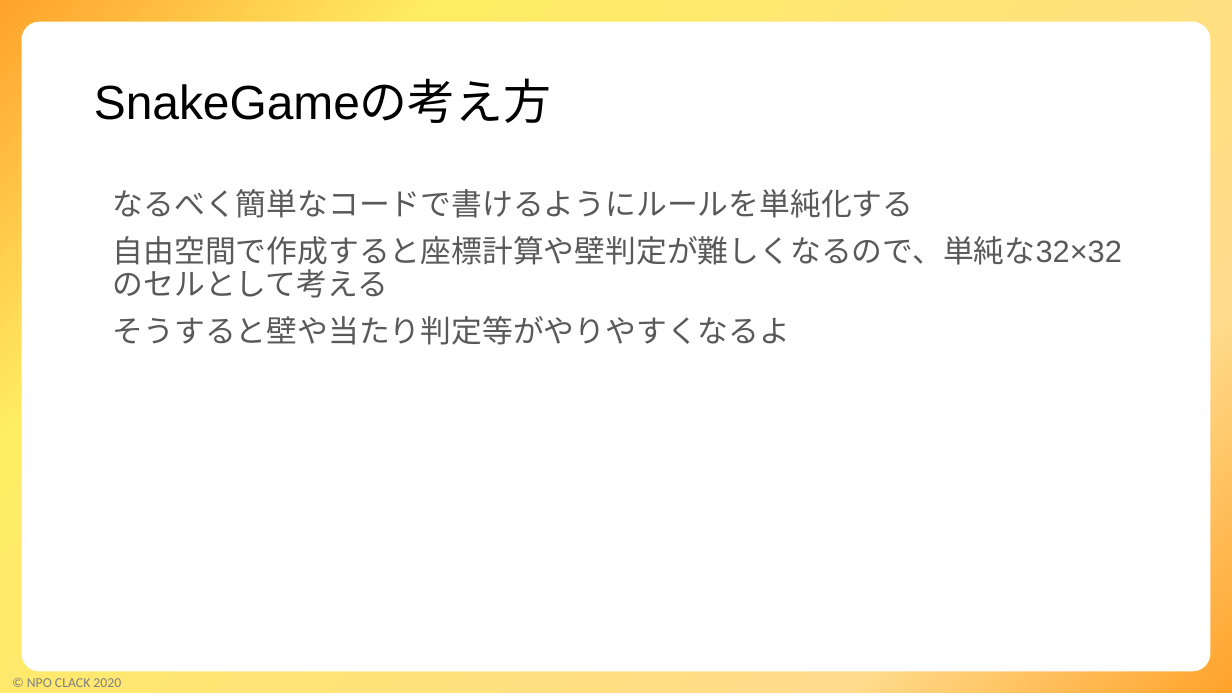
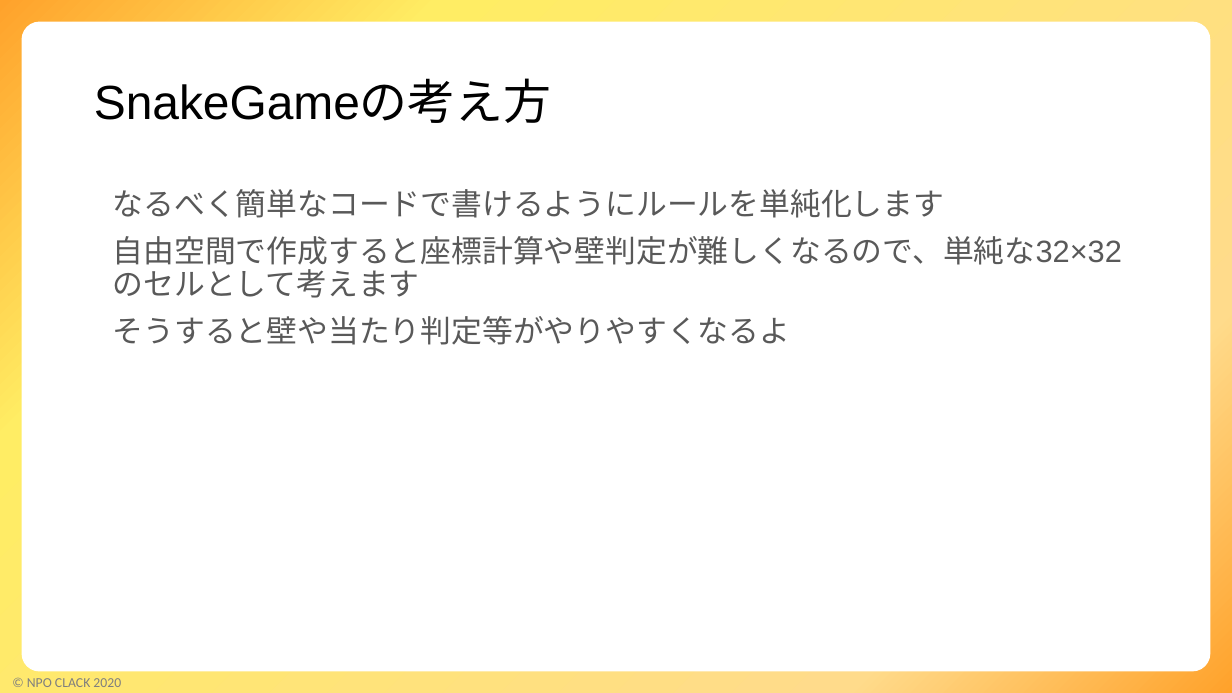
Before and after one commit to kinta2kunte/SnameGame, a slide deck: slide 4 of SnakeGame解説.pptx. Drawn at 1232x693 pixels with LibreOffice and Linux fonts; fonts in the diff are those of the drawing; background and template pictures are left out. Boxes give left, top, right and bottom in pixels: in the first picture for what was removed or moved away, otherwise in the second. Text is boxed around its words. In the diff, an @@ line names an element or a change of style, - is before the commit and + after.

Commit message:
作成中2

```diff
--- a/SnakeGame解説.pptx
+++ b/SnakeGame解説.pptx
@@ text at [113, 189, 1122, 271]: text changed @@
-なるべく簡単なコードで書けるようにルールを単純化する
-自由空間で作成すると座標計算や壁判定が難しくなるので、単純な32×32のセルとして考える
+なるべく簡単なコードで書けるようにルールを単純化します
+自由空間で作成すると座標計算や壁判定が難しくなるので、単純な32×32のセルとして考えます
```
Also in this commit, not shown: 4 other slides changed, 1 slide added, 1 slide removed.
